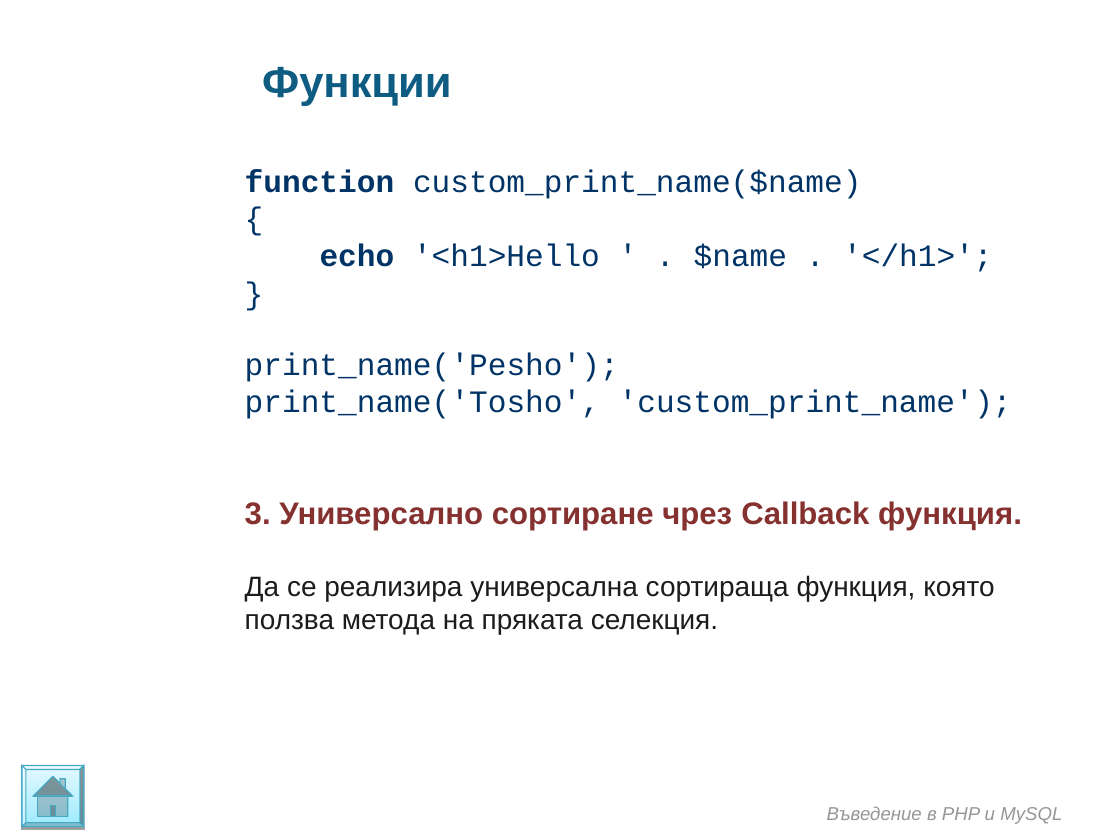
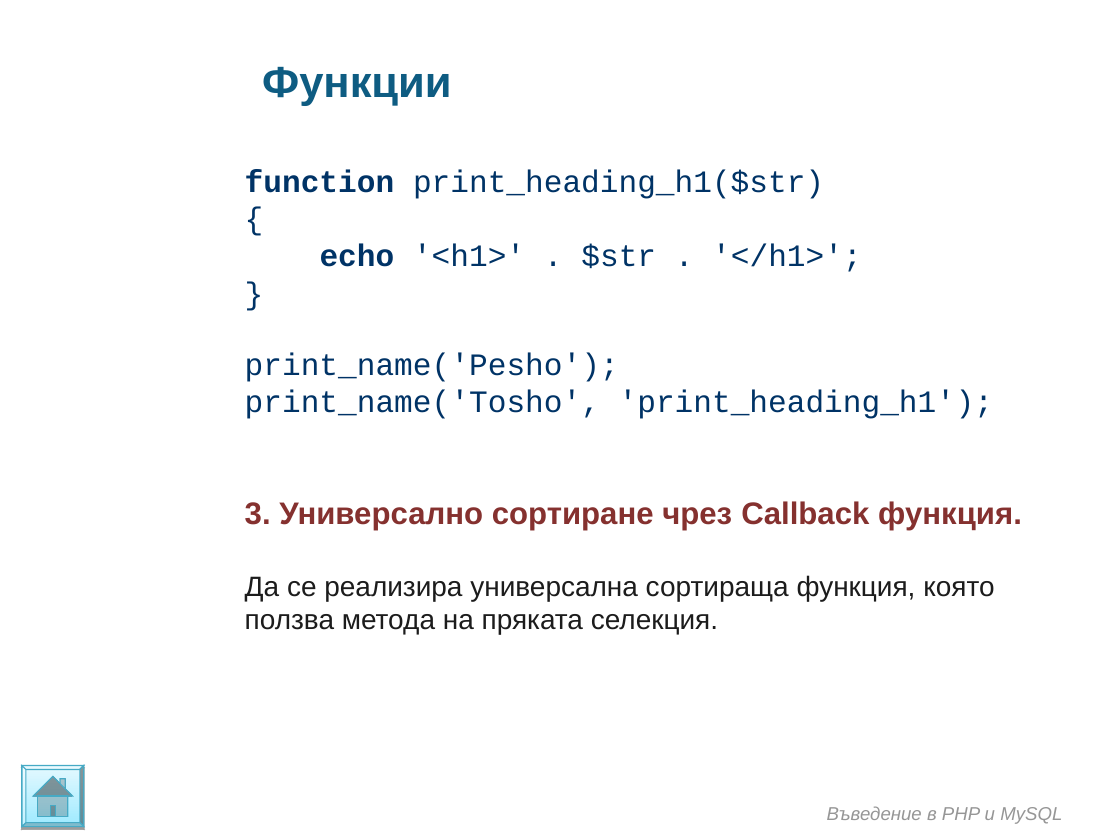
Before and after one commit to ivanstoynov/php-learning, a slide deck: slide 5 of Materials/PHP/Functions in PHP - part 2.ppt. Drawn at 1120x840 pixels with LibreOffice and Linux fonts; fonts in the diff are those of the drawing; background and template pictures are left out. Boxes give left, top, right and bottom in pixels: in the first picture for what was removed or moved away, otherwise in the second. Text is boxed around its words. In the diff, an @@ line names an element or a change of style, - is before the commit and + after.

```diff
--- a/Materials/PHP/Functions in PHP - part 2.ppt
+++ b/Materials/PHP/Functions in PHP - part 2.ppt
@@ text at <box>245,169,824,199</box>: text changed @@
-function custom_print_name($name)
+function print_heading_h1($str)
@@ text at <box>320,244,861,272</box>: text changed @@
-echo '<h1>Hello ' . $name . '</h1>';
+echo '<h1>' . $str . '</h1>';
@@ text at <box>245,390,993,419</box>: text changed @@
-print_name('Tosho', 'custom_print_name');
+print_name('Tosho', 'print_heading_h1');
```
Also in this commit, not shown: 1 other slide changed, 2 other files.
